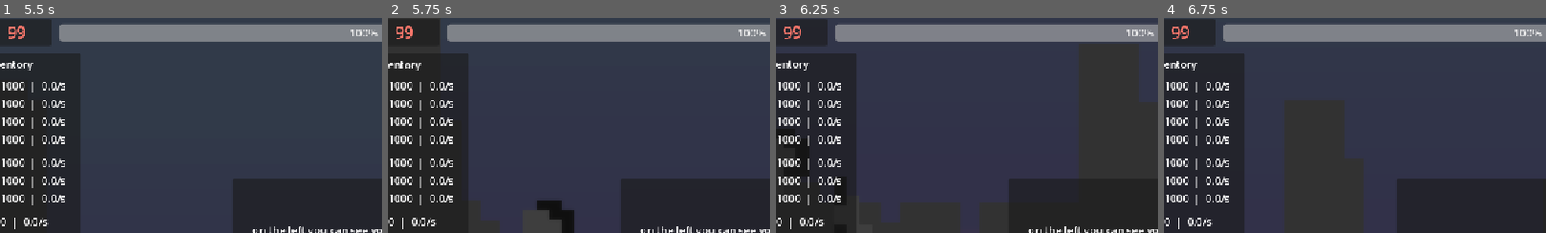
Above: before the commit, frames 1-4 (left to right).
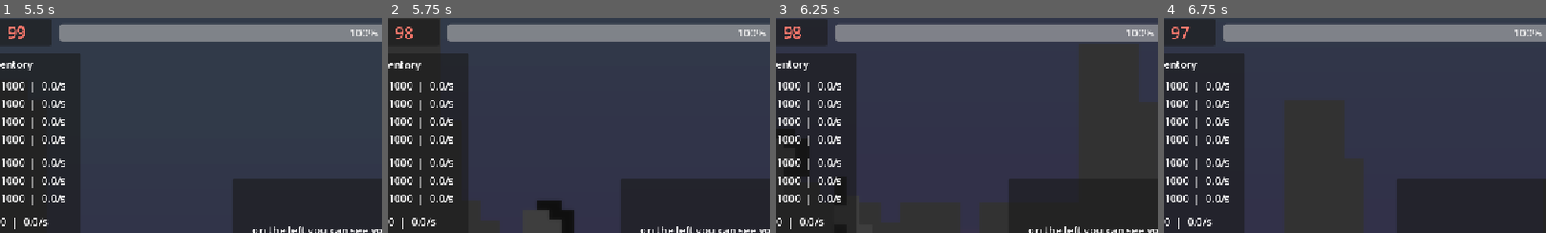
Above: after the commit, the same moments.

Repository: lucasbou-upsider/Indie-jam
Game: Godot game, scene res://scene/world.tscn
The game is run twice, just before and just after one commit, with the same random seed, the same clock (stepped at 60 frames per second) and the same inputs.
Inputs (mouse positions are % of the whole screen's width and height, from its top left):
- Up to frame 1 (5.5 s): tap Enter at 0.5 s; move the mouse to (72, 45) at 0.52 s; hold D (droite) 0.53-1.28 s; hold Right mouse button (click droit) 0.53-1.28 s; move the mouse to (30, 55) at 1.27 s; hold S (bas) 1.28-2.03 s; click (30, 55) at 1.35 s; move the mouse to (60, 28) at 2.02 s; hold D (droite) 2.03-2.78 s; hold Shift (courir) 2.03-2.78 s; move the mouse to (45, 70) at 2.77 s; hold W (haut) 2.78-3.53 s; tap E (verif_pv) at 2.85 s; move the mouse to (80, 65) at 3.52 s; hold Right mouse button (click droit) 3.53-4.28 s; hold A (gauche) 3.53-5.03 s; move the mouse to (20, 35) at 4.27 s; click (20, 35) at 4.35 s; move the mouse to (55, 50) at 5.02 s; hold S (bas) from 5.03 s (still down); hold Shift (courir) from 5.03 s (still down)
- Up to frame 2 (5.75 s): keep holding S (bas); keep holding Shift (courir)
- Up to frame 3 (6.25 s): move the mouse to (35, 25) at 5.77 s; release S (bas) at 5.78 s; release Shift (courir) at 5.78 s; hold D (droite) from 5.78 s (still down); tap E (verif_pv) at 5.85 s
- Up to frame 4 (6.75 s): move the mouse to (72, 45) at 6.52 s; release D (droite) at 6.53 s; hold W (haut) from 6.53 s (still down); hold Right mouse button (click droit) from 6.53 s (still down)
The pictures show only the part of the screen within x 3-53%, y 1-51%; the shares and areas given below are measured in that part.

Frame 1 is identical in both runs. In frame 2, 0.1% of the frame differs, in the area x 2-7%, y 3-10%; in frame 3, 0.1%; in frame 4, 0.2%.

Commit message:
warner and timer fix

Diff:
--- a/scene/tuto.gd
+++ b/scene/tuto.gd
@@ -33,8 +33,8 @@
 	rich_text_tuto_label.text = phrases[0]
 
 
-func _process(delta: float) -> void:
-	if numero_phrase < 11:
+func _process(_delta: float) -> void:
+	if numero_phrase < phrases.size():
 		rich_text_tuto_label.text = phrases[numero_phrase]
 
 func _input(event: InputEvent) -> void:
--- a/scene/vague.gd
+++ b/scene/vague.gd
@@ -13,20 +13,21 @@
 func _ready() -> void:
 	vague_timer.start()
 
-func _process(_delta: float) -> void:
-	if vague_timer.time_left <= 50 and 49 <= vague_timer.time_left:
-		if not warner.has_stream_playback():
-			warner.play()
+func _process(delta: float) -> void:
+	if vague_timer.time_left <= 50:
 		label_time_left.text = "[shake rate=15 level=7]" + str(int(vague_timer.time_left))
 		label_time_left.self_modulate = Color(0.869, 0.0, 0.09)
-	elif vague_timer.time_left <= 100 and 99 <= vague_timer.time_left:
-		if not warner.has_stream_playback():
-			warner.play()
+	elif vague_timer.time_left <= 100:
 		label_time_left.text = "[shake rate=10 level=4]" + str(int(vague_timer.time_left))
 		label_time_left.self_modulate = Color(1.0, 0.476, 0.428)
 	elif vague_timer.time_left > 100:
 		label_time_left.text = str(int(vague_timer.time_left))
 		label_time_left.self_modulate = Color(1.0, 1.0, 1.0)
+
+	if vague_timer.time_left < 100 and vague_timer.time_left+delta >=100:
+		warner.play()
+	elif vague_timer.time_left < 50 and vague_timer.time_left+delta >=50:
+		warner.play()
 
 func _on_vague_timer_timeout() -> void:
 	print("vague de " + str(nbr_meteorite[vague_number%nbr_meteorite.size()]) + " meteorites ")
--- a/scene/world.tscn
+++ b/scene/world.tscn
@@ -12,6 +12,7 @@
 [ext_resource type="Texture2D" uid="uid://bdxkcfwhdems" path="res://sprite/New_Piskel_4.png" id="6_tmyho"]
 [ext_resource type="Script" uid="uid://cghki5sqkqt7b" path="res://scene/button_objet.gd" id="7_7ghph"]
 [ext_resource type="Texture2D" uid="uid://cy17dfxv5f6wn" path="res://sprite/New_Piskel_5_4.png" id="7_1402k"]
+[ext_resource type="AudioStream" uid="uid://d3rf2nt7qg540" path="res://sounds/warn.mp3" id="8_kof1m"]
 [ext_resource type="Texture2D" uid="uid://i5qxi8a07d4s" path="res://sprite/New_Piskel_14.png" id="9_ol7uo"]
 [ext_resource type="Texture2D" uid="uid://cw3c07xmosxg5" path="res://sprite/New_Piskel_15.png" id="10_a7xoa"]
 [ext_resource type="Texture2D" uid="uid://polkeaxavfg8" path="res://sprite/New_Piskel_3.png" id="10_f345f"]
@@ -214,6 +215,7 @@
 one_shot = true
 
 [node name="warner" type="AudioStreamPlayer" parent="Vague" unique_id=118121520]
+stream = ExtResource("8_kof1m")
 
 [node name="foret" type="Node2D" parent="." unique_id=985605416]
 
Not shown, added: sounds/warn.mp3.import
Not shown, added: sounds/warn.mp3
